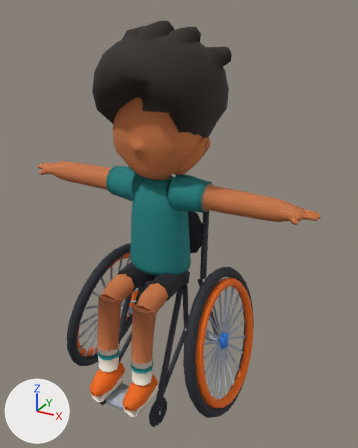
Two versions of the glTF model public/v2/models/kid_wheelchair_ace.glb, one commit apart.
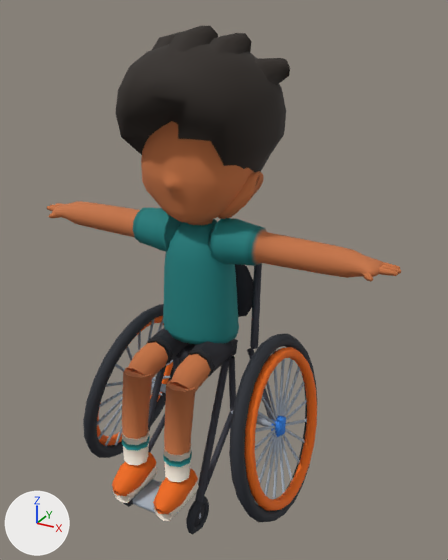
The first picture shows the older version from a 50 mm lens placed at (2.53, -4.18, 4.2), pointed at (0.2, 0.06, 2.09). The close-ups show the older and then the newer version on the part from 0% to 100% of the width and 0% to 100% of the height of that picture. Only the edits that show in the close-ups are written down. Lighting does not change. The marker at lower left points along +X, +Y and +Z. Objects named as collision shapes, trigger or cutter boxes, shadow casters or lower levels of detail are left out. Vertices at exactly the same position are counted once.

The first close-up shows 'kid_wheelchair_ace_LOD0'.
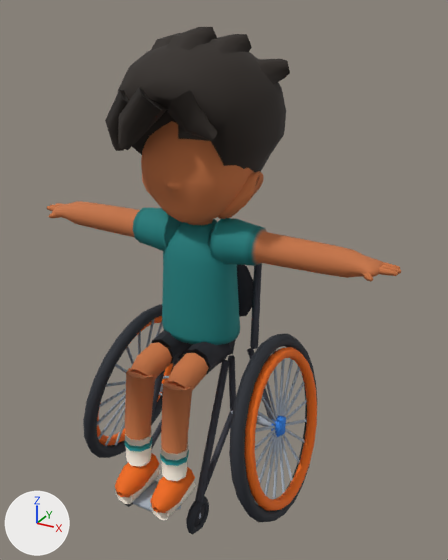
The change, as a diff of the scene's bpy script:
```diff
--- a/public/v2/models/kid_wheelchair_ace.glb.py
+++ b/public/v2/models/kid_wheelchair_ace.glb.py
@@ me_kid_wheelchair_ace_lod0_mesh_001 @@
 # used by ob_kid_wheelchair_ace_lod0; location = (0.0, 0.0, 0.0)
-me_kid_wheelchair_ace_lod0_mesh_001.from_pydata(...)  # 3659 vertices, 6964 faces; spans x -1.67..1.67, y -1.05..0.88, z -0.04..4.08
+me_kid_wheelchair_ace_lod0_mesh_001.from_pydata(...)  # 3614 vertices, 6870 faces; spans x -1.67..1.67, y -1.05..0.88, z -0.04..4.07
+# me_kid_wheelchair_ace_lod0_mesh_001 part 1: the loose piece of 26 vertices spanning x 0.09..0.33, y -0.72..-0.37, z 1.31..1.6 is moved by (-0.03, 0.0, 0.0)
+# me_kid_wheelchair_ace_lod0_mesh_001 part 2: the loose piece of 26 vertices spanning x 0.09..0.33, y -0.86..-0.54, z 0.63..1.47 is moved by (-0.03, 0.0, 0.0)
+# me_kid_wheelchair_ace_lod0_mesh_001 part 3: the loose piece of 26 vertices spanning x -0.33..-0.09, y -0.72..-0.37, z 1.31..1.6 is moved by (0.03, 0.0, 0.0)
+# me_kid_wheelchair_ace_lod0_mesh_001 part 4: the loose piece of 26 vertices spanning x -0.33..-0.09, y -0.86..-0.54, z 0.63..1.47 is moved by (0.03, 0.0, 0.0)
+# me_kid_wheelchair_ace_lod0_mesh_001 part 5: the loose piece of 26 vertices spanning x 0.05..0.34, y -0.37..-0.01, z 1.33..1.63 is moved by (-0.03, 0.0, 0.0)
+# me_kid_wheelchair_ace_lod0_mesh_001 part 6: the loose piece of 18 vertices spanning x 0.1..0.33, y -0.87..-0.63, z 0.62..0.91 is moved by (-0.03, 0.0, 0.0)
+# me_kid_wheelchair_ace_lod0_mesh_001 part 7: the loose piece of 18 vertices spanning x 0.09..0.33, y -0.87..-0.63, z 0.78..0.85 is moved by (-0.03, 0.0, 0.0)
+# me_kid_wheelchair_ace_lod0_mesh_001 part 8: the loose piece of 26 vertices spanning x -0.34..-0.05, y -0.37..-0.01, z 1.33..1.63 is moved by (0.03, 0.0, 0.0)
+# me_kid_wheelchair_ace_lod0_mesh_001 part 9: the loose piece of 18 vertices spanning x -0.33..-0.1, y -0.87..-0.63, z 0.62..0.91 is moved by (0.03, 0.0, 0.0)
+# me_kid_wheelchair_ace_lod0_mesh_001 part 10: the loose piece of 18 vertices spanning x -0.33..-0.09, y -0.87..-0.63, z 0.78..0.85 is moved by (0.03, 0.0, 0.0)
+# me_kid_wheelchair_ace_lod0_mesh_001 part 11: a new loose piece of 17 vertices spanning x -0.37..0.05, y -0.68..-0.39, z 3.24..3.7, in mat_m_hair
+# me_kid_wheelchair_ace_lod0_mesh_001 part 12: a new loose piece of 17 vertices spanning x -0.5..-0.15, y -0.59..-0.36, z 3.21..3.67, in mat_m_hair
+# me_kid_wheelchair_ace_lod0_mesh_001 part 13: a new loose piece of 17 vertices spanning x 0.1..0.43, y -0.62..-0.4, z 3.36..3.7, in mat_m_hair
+# me_kid_wheelchair_ace_lod0_mesh_001 part 14: the loose piece of 18 vertices spanning x 0.07..0.34, y -0.4..-0.34, z 1.35..1.63 is deleted
+# me_kid_wheelchair_ace_lod0_mesh_001 part 15: the loose piece of 18 vertices spanning x -0.34..-0.07, y -0.4..-0.34, z 1.35..1.63 is deleted
+# me_kid_wheelchair_ace_lod0_mesh_001 part 16: 120 vertices moved from x -0.63..0.63, y -0.41..0.69, z 3.41..4.02 to x -0.63..0.63, y -0.49..0.69, z 3.45..4.07; 60 vertices removed from x -0.59..0.59, y -0.5..0.66, z 3.61..4.08
+# me_kid_wheelchair_ace_lod0_mesh_001 part 17: 96 vertices moved from x -0.35..0.35, y -0.22..0.25, z 1.38..2.43 to x -0.37..0.37, y -0.22..0.25, z 1.38..2.43
+# me_kid_wheelchair_ace_lod0_mesh_001 part 18: 4 vertices moved from x -0.21..0.21, y -0.62, z 0.44..0.52 to x -0.18..0.18, y -0.62, z 0.44..0.52; 90 vertices removed from x -0.34..0.34, y -1.05..-0.61, z 0.32..0.63; 90 vertices added at x -0.31..0.31, y -1.05..-0.61, z 0.32..0.63
 me_kid_wheelchair_ace_lod0_mesh_001.materials.append(mat_m_body)
```

What differs and where, as boxes (x1, y1, x2, y2) in the close-ups (448 x 560 px; the box of a moved part takes in the faces that stretch with it):
'kid_wheelchair_ace_LOD0', reshaped
    before: (47, 26, 401, 534)
    after: (47, 27, 401, 534)
part 1 of me_kid_wheelchair_ace_lod0_mesh_001, moved or reshaped
    before: (170, 354, 211, 392)
    after: (167, 353, 208, 391)
part 2 of me_kid_wheelchair_ace_lod0_mesh_001, moved or reshaped
    before: (164, 381, 195, 455)
    after: (161, 380, 192, 454)
part 3 of me_kid_wheelchair_ace_lod0_mesh_001, moved or reshaped
    before: (127, 342, 168, 378)
    after: (130, 342, 172, 379)
part 4 of me_kid_wheelchair_ace_lod0_mesh_001, moved or reshaped
    before: (122, 367, 152, 439)
    after: (125, 368, 155, 440)
part 5 of me_kid_wheelchair_ace_lod0_mesh_001, moved or reshaped
    before: (192, 341, 234, 373)
    after: (186, 342, 231, 374)
part 6 of me_kid_wheelchair_ace_lod0_mesh_001, moved or reshaped
    before: (164, 446, 191, 482)
    after: (161, 444, 188, 481)
part 7 of me_kid_wheelchair_ace_lod0_mesh_001, moved or reshaped
    before: (163, 451, 192, 467)
    after: (160, 450, 189, 466)
part 8 of me_kid_wheelchair_ace_lod0_mesh_001, moved or reshaped
    before: (152, 328, 189, 361)
    after: (152, 331, 193, 364)
part 9 of me_kid_wheelchair_ace_lod0_mesh_001, moved or reshaped
    before: (122, 429, 149, 465)
    after: (125, 430, 152, 467)
part 10 of me_kid_wheelchair_ace_lod0_mesh_001, moved or reshaped
    before: (122, 435, 150, 451)
    after: (124, 437, 152, 452)
part 11 of me_kid_wheelchair_ace_lod0_mesh_001, added
    after: (118, 86, 168, 150)
part 12 of me_kid_wheelchair_ace_lod0_mesh_001, added
    after: (105, 90, 129, 151)
part 13 of me_kid_wheelchair_ace_lod0_mesh_001, added
    after: (167, 90, 217, 141)
part 14 of me_kid_wheelchair_ace_lod0_mesh_001, deleted
    before: (188, 349, 215, 377)
part 15 of me_kid_wheelchair_ace_lod0_mesh_001, deleted
    before: (147, 337, 173, 364)
part 16 of me_kid_wheelchair_ace_lod0_mesh_001, moved or reshaped
    before: (151, 26, 290, 85)
    after: (150, 27, 290, 85)
part 17 of me_kid_wheelchair_ace_lod0_mesh_001, moved or reshaped
    before: (163, 234, 239, 361)
    after: (162, 234, 240, 359)
part 18 of me_kid_wheelchair_ace_lod0_mesh_001, moved or reshaped
    before: (112, 452, 199, 521)
    after: (115, 453, 196, 520)
